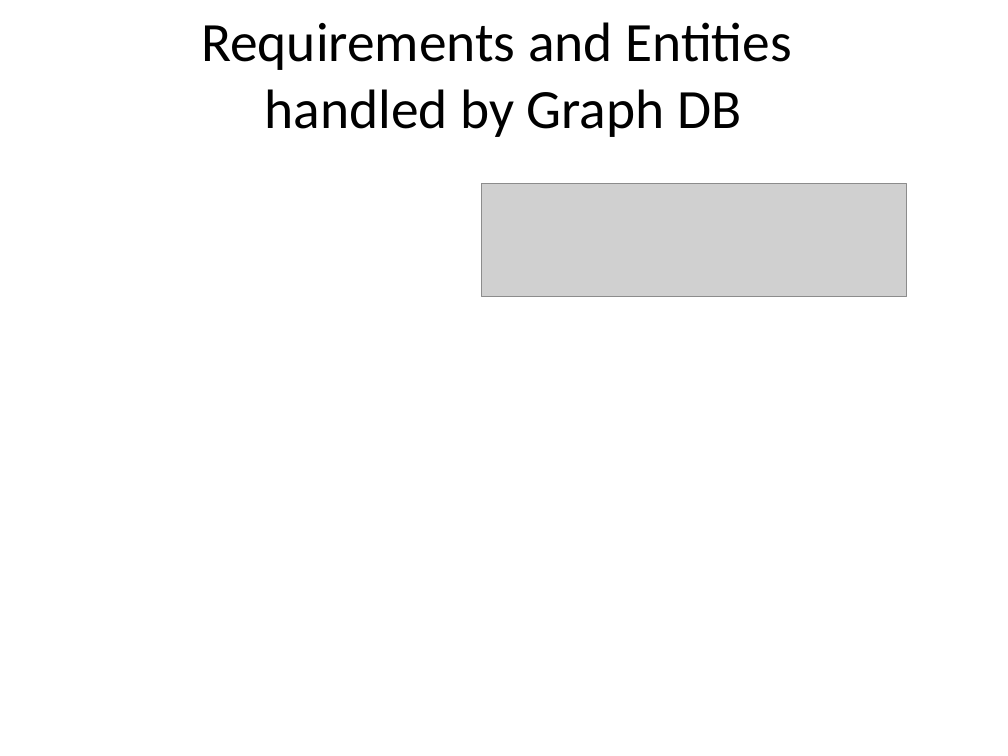
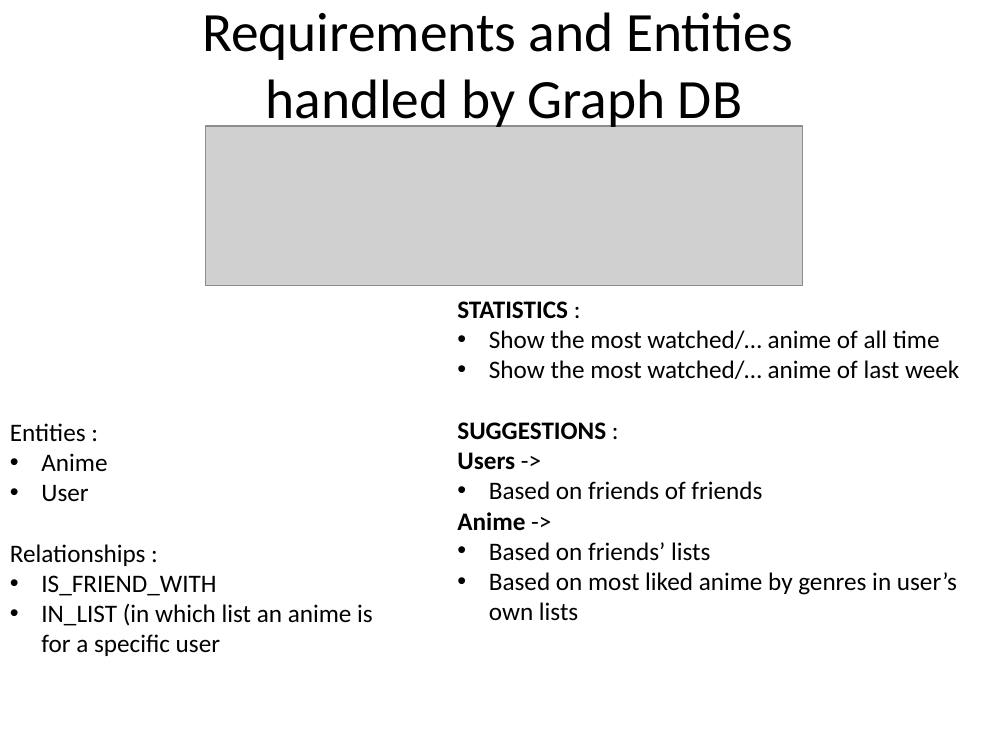
Before and after one commit to JacopoCarlon/LSMSDB_Project, a slide deck: slide 9 of 070_presentation/CarlonRiccardiElOurrak_ProjectDesignPresentation.pptx. Drawn at 1008x756 pixels with LibreOffice and Linux fonts; fonts in the diff are those of the drawing; grey boxes stand for pictures; background and template pictures are left out. Boxes give left, top, right and bottom in pixels: in the first picture for what was removed or moved away, otherwise in the second. Text is boxed around its words. In the diff, an @@ line names an element or a change of style, - is before the commit and + after.

```diff
--- a/070_presentation/CarlonRiccardiElOurrak_ProjectDesignPresentation.pptx
+++ b/070_presentation/CarlonRiccardiElOurrak_ProjectDesignPresentation.pptx
@@ title "Requirements and Entities handled by ..." rewrapped from (x1=201, y1=22, x2=792, y2=137) to (x1=202, y1=12, x2=793, y2=132) @@
@@ picture resized from (x1=482, y1=183, x2=907, y2=296) to (x1=206, y1=126, x2=802, y2=285) @@
@@ text added at (x1=457, y1=301, x2=959, y2=620), 18 pt, text #000000 @@
+STATISTICS :
+• Show the most watched/… anime of all time
+• Show the most watched/… anime of last week
+SUGGESTIONS :
+Users ->
+• Based on friends of friends
+Anime ->
+• Based on friends’ lists
+• Based on most liked anime by genres in user’s own lists
@@ text added at (x1=10, y1=423, x2=373, y2=656), 18 pt, text #000000 @@
+Entities :
+• Anime
+• User
+Relationships :
+• IS_FRIEND_WITH
+• IN_LIST (in which list an anime is for a specific user
```
Also in this commit, not shown: 2 other slides changed, 3 slides added, 3 slides removed, 2 other files.
